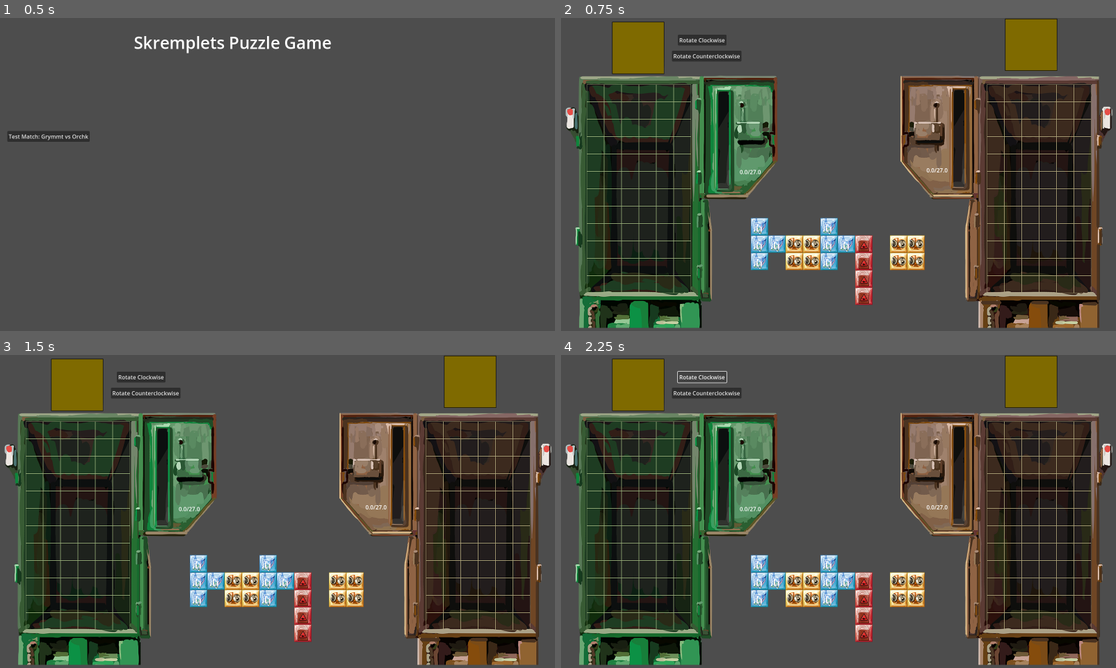
Above: before the commit, frames 1-4 (two rows, left to right).
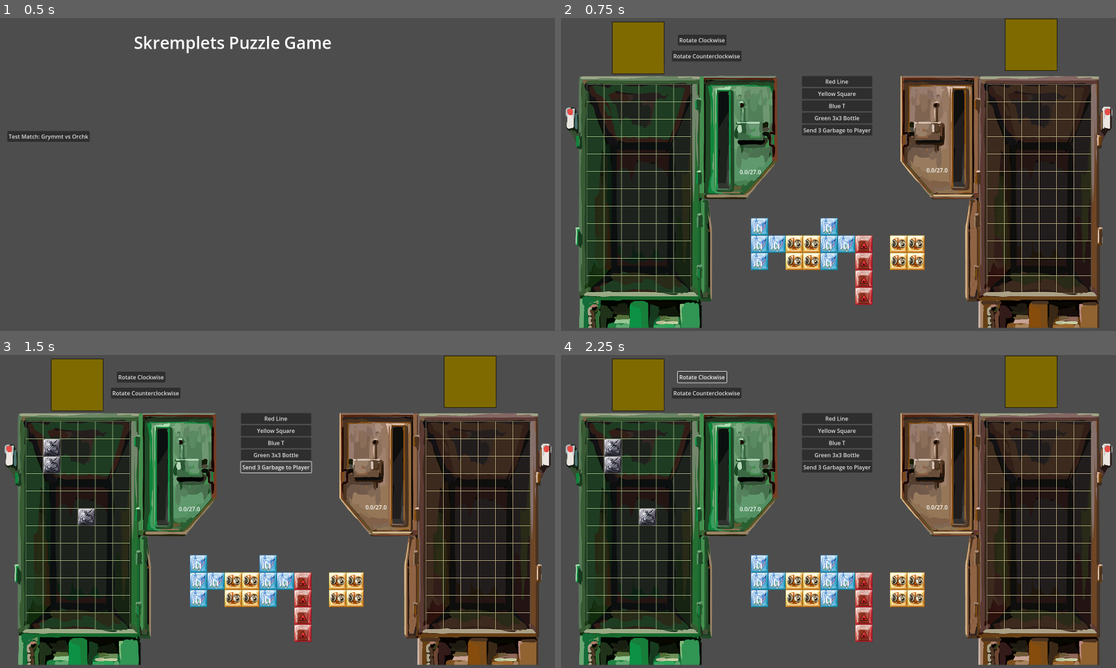
Above: after the commit, the same moments.

Repository: VincentBorchardt/Skremplets-Puzzle-Game-RPJ-2025
Game: Godot game, scene res://scenes/title_screen.tscn
Same seed, same stepped clock (60 frames per second), same inputs: the game is played once before the commit and once after it.
Inputs (mouse positions are in pixels of both pictures, inside the frame that each line leads up to):
- Up to frame 1 (0.5 s): no input
- Up to frame 2 (0.75 s): click "Test Match: Grymmt vs Orchk" at 0.5 s
- Up to frame 3 (1.5 s): click (277, 467) at 1.25 s, where only the run after the commit has a clickable "Send 3 Garbage to Player"
- Up to frame 4 (2.25 s): click "Rotate Clockwise" at 2 s

Frame 1 is identical in both runs. In frame 2, 2.0% of the frame differs, in the area x 43-57%, y 18-38%; in frame 3, 2.3%; in frame 4, 2.5%, in the area x 7-57%, y 18-55%.

Commit message:
send_garbage -> send_pieces
single-piece sending successfully genericized, now to add the powerups to it (and it should be easy)

Diff:
--- a/resources/pieces/garbage_block.tres
+++ b/resources/pieces/garbage_block.tres
@@ -10,6 +10,7 @@
 secondary_points = Array[Vector2i]([Vector2i(0, 0)])
 image = ExtResource("1_vlafm")
 type = 5
+power_up_type = 0
 translation = Vector2(0, 0)
 rotation = 0.0
 metadata/_custom_type_script = "uid://6oywq2cixv6v"
--- a/scenes/play_scene_test.tscn
+++ b/scenes/play_scene_test.tscn
@@ -23,17 +23,16 @@
 position = Vector2(525, 600)
 
 [node name="PieceBoxTest" parent="." instance=ExtResource("2_lixwp")]
-visible = false
 offset_left = 698.0
 offset_top = 167.0
 offset_right = 898.0
 offset_bottom = 338.0
 
-[connection signal="send_garbage" from="Player1Grid" to="." method="_on_send_garbage"]
+[connection signal="send_pieces" from="Player1Grid" to="." method="_on_send_pieces"]
 [connection signal="start_ai_place" from="Player1Grid" to="." method="_on_player_1_grid_start_ai_place"]
-[connection signal="send_garbage" from="Player2Grid" to="." method="_on_send_garbage"]
+[connection signal="send_pieces" from="Player2Grid" to="." method="_on_send_pieces"]
 [connection signal="clicked_on_space" from="NeutralGrid" to="." method="_on_neutral_grid_clicked_on_space"]
 [connection signal="get_neutral_piece" from="NeutralGrid" to="." method="_on_neutral_grid_get_neutral_piece"]
 [connection signal="start_ai_pick" from="NeutralGrid" to="." method="_on_neutral_grid_start_ai_pick"]
 [connection signal="get_neutral_piece" from="PieceBoxTest" to="." method="_on_neutral_grid_get_neutral_piece"]
-[connection signal="send_garbage" from="PieceBoxTest" to="." method="_on_send_garbage"]
+[connection signal="send_pieces" from="PieceBoxTest" to="." method="_on_send_pieces"]
--- a/scripts/base_play_area.gd
+++ b/scripts/base_play_area.gd
@@ -1,6 +1,6 @@
 class_name BasePlayArea extends Node2D
 
-signal send_garbage(num_garbage, sending_player)
+signal send_pieces(piece, num_pieces, sending_player)
 
 #TODO put an inventory in here, then rework everything inventory-wise to work with signals
 var current_piece: Piece:
@@ -26,7 +26,8 @@
 	print("in _on_grid_removing_pieces")
 	var total_spaces = convert_pieces(pieces)
 	var total_garbage = calculate_garbage(total_spaces)
-	send_garbage.emit(total_garbage, grid_owner)
+	var garbage_piece = preload("res://resources/pieces/garbage_block.tres").duplicate()
+	send_pieces.emit(garbage_piece, total_garbage, grid_owner)
 	$PowerUpBar.add_to_bar(total_spaces)
 
 func convert_pieces(pieces):
@@ -69,5 +70,5 @@
 			_:
 				pass
 
-func receive_garbage(num_garbage):
-	$PlayGrid.place_garbage(num_garbage)
+func receive_pieces(piece, num_pieces):
+	$PlayGrid.place_multiple_pieces(piece, num_pieces)
--- a/scripts/grid.gd
+++ b/scripts/grid.gd
@@ -77,9 +77,9 @@
 	return true
 
 # TODO should this be a generic place_random_place function? or should be in NeutralGrid only?
-func place_garbage(num_garbage):
-	for i in range (num_garbage):
-		var new_garbage = load("res://resources/pieces/garbage_block.tres").duplicate()
+func place_multiple_pieces(piece, num_pieces):
+	for i in range (num_pieces):
+		var new_piece = piece.duplicate()
 		var num_tries = 0
 		var failed_placement = true
 		while failed_placement:
@@ -87,12 +87,12 @@
 			var rand_x = randi() % grid_x
 			var rand_y = randi() % grid_y
 			var rand_location = Vector2i(rand_x, rand_y)
-			if is_legal_place(new_garbage, rand_location, grid_owner):
-				place_piece(new_garbage, rand_location)
+			if is_legal_place(new_piece, rand_location, grid_owner):
+				place_piece(new_piece, rand_location)
 			else:
 				num_tries = num_tries + 1
 				if num_tries > 500:
-					print("failed placing garbage")
+					print("failed placing piece")
 					print(str(grid_owner) + " loses")
 				else:
 					failed_placement = true
--- a/scripts/piece_box_test.gd
+++ b/scripts/piece_box_test.gd
@@ -1,6 +1,6 @@
 extends VBoxContainer
 
-signal send_garbage(num_garbage, sending_player)
+signal send_pieces(piece, num_pieces, sending_player)
 signal get_neutral_piece(piece, player)
 
 func _on_red_line_button_pressed() -> void:
@@ -16,4 +16,4 @@
 	get_neutral_piece.emit(preload("res://resources/pieces/green_three_three_bottle.tres").duplicate(), Inventory.Player.PLAYER_1)
 
 func _on_place_player_garbage_pressed() -> void:
-	send_garbage.emit(3, Inventory.Player.PLAYER_2)
+	send_pieces.emit(preload("res://resources/pieces/garbage_block.tres"), 3, Inventory.Player.PLAYER_2)
--- a/scripts/play_scene.gd
+++ b/scripts/play_scene.gd
@@ -6,11 +6,11 @@
 # TODO Change most of these to matches based on the given player
 
 # TODO These should probably act like the grid spaces in grid to make them less hard-coded
-func _on_send_garbage(num_garbage, sending_player) -> void:
+func _on_send_pieces(piece, num_pieces, sending_player) -> void:
 	if sending_player == Inventory.Player.PLAYER_2:
-		$Player1Grid.receive_garbage(num_garbage)
+		$Player1Grid.receive_pieces(piece, num_pieces)
 	elif sending_player == Inventory.Player.PLAYER_1:
-		$Player2Grid.receive_garbage(num_garbage)
+		$Player2Grid.receive_pieces(piece, num_pieces)
 
 func _on_neutral_grid_get_neutral_piece(piece: Piece, player: Inventory.Player) -> void:
 	if player == Inventory.Player.PLAYER_1:
